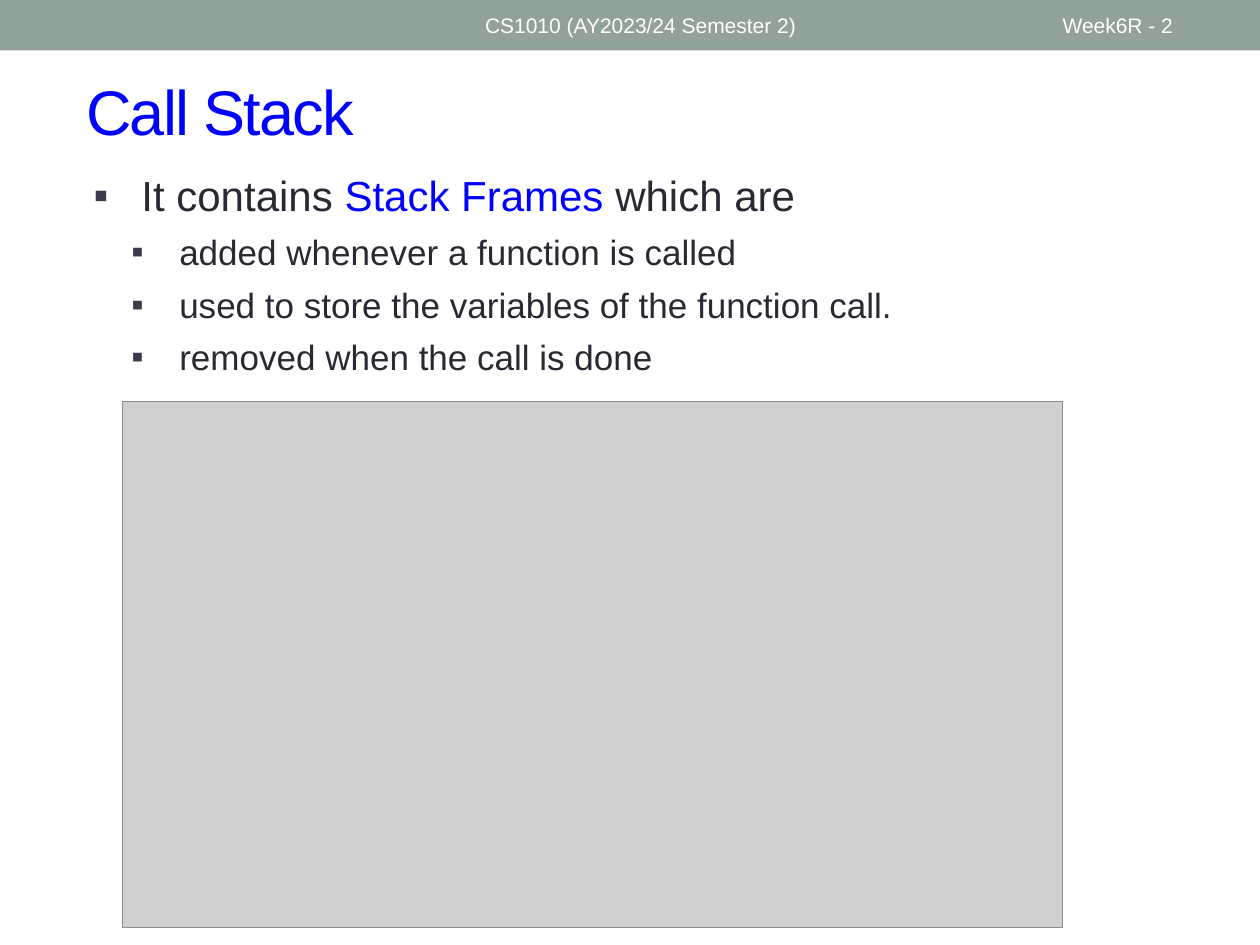
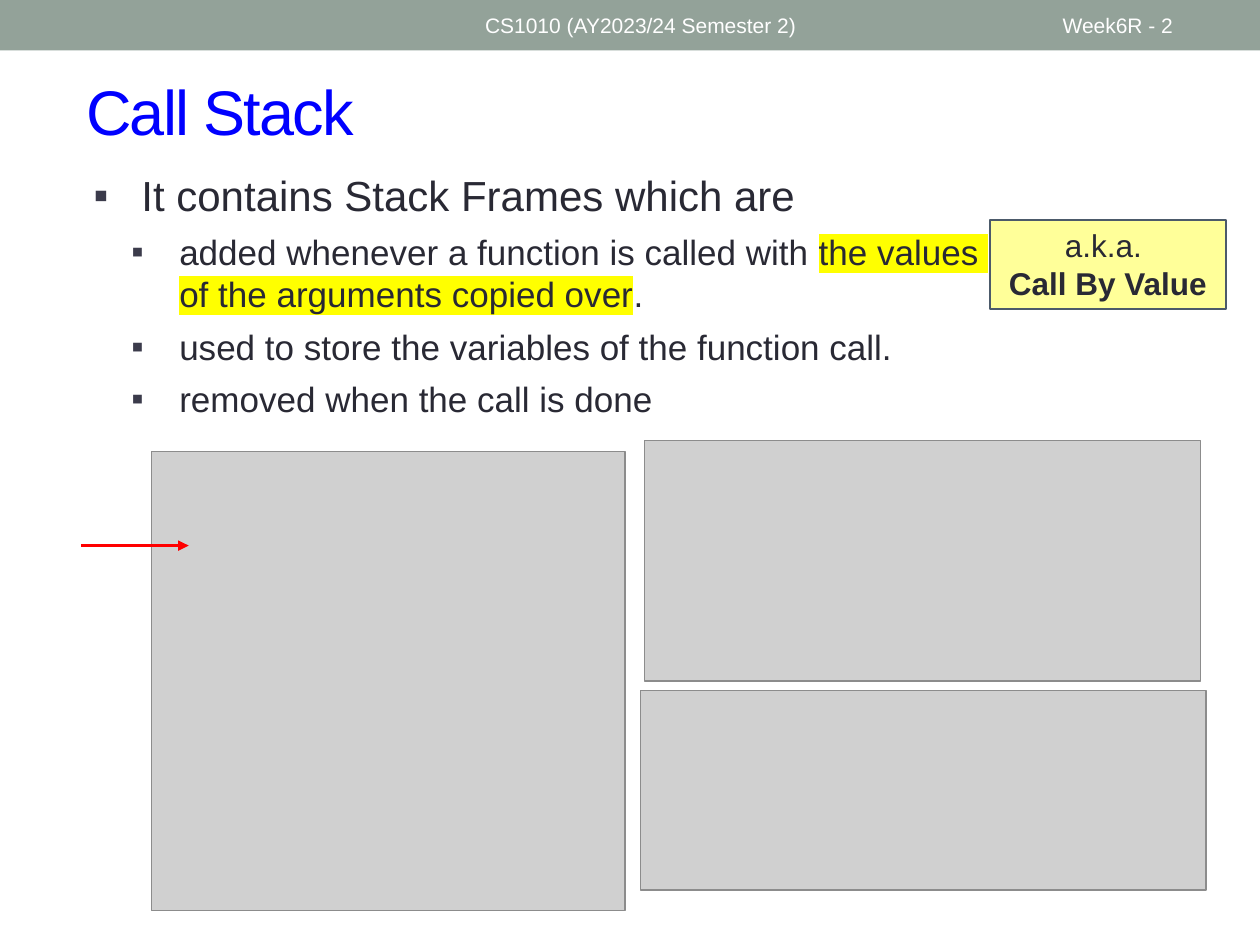
Before and after one commit to nus-cs1010-2425-s2/website, a slide deck: slide 2 of slides/Week6_Recap.pptx. Drawn at 1260x945 pixels with LibreOffice and Linux fonts; fonts in the diff are those of the drawing; grey boxes stand for pictures. Boxes give left, top, right and bottom in pixels: in the first picture for what was removed or moved away, otherwise in the second. Text is boxed around its words. In the diff, an @@ line names an element or a change of style, - is before the commit and + after.

```diff
--- a/slides/Week6_Recap.pptx
+++ b/slides/Week6_Recap.pptx
@@ text at box(141, 180, 795, 212): text colour #0000FF to #292934 in "Stack Frames" @@
@@ text at box(179, 239, 978, 314): text changed @@
-  ▪ added whenever a function is called
+  ▪ added whenever a function is called with the values
+    of the arguments copied over.
@@ rectangle added at box(990, 220, 1227, 310), fill #FFFF99, outline #4C5A6A 1 pt, 18 pt, text #292934, bold @@
+a.k.a.
+Call By Value
@@ picture removed at box(122, 402, 1062, 929) @@
@@ picture added at box(645, 441, 1201, 682) @@
@@ picture added at box(151, 451, 625, 910) @@
@@ arrow added from (81, 546) to (189, 546), #FF0000 2 pt @@
@@ picture added at box(641, 690, 1207, 890) @@
```
Also in this commit, not shown: 2 other slides changed, 3 slides added, 6 slides removed, 8 other files.
